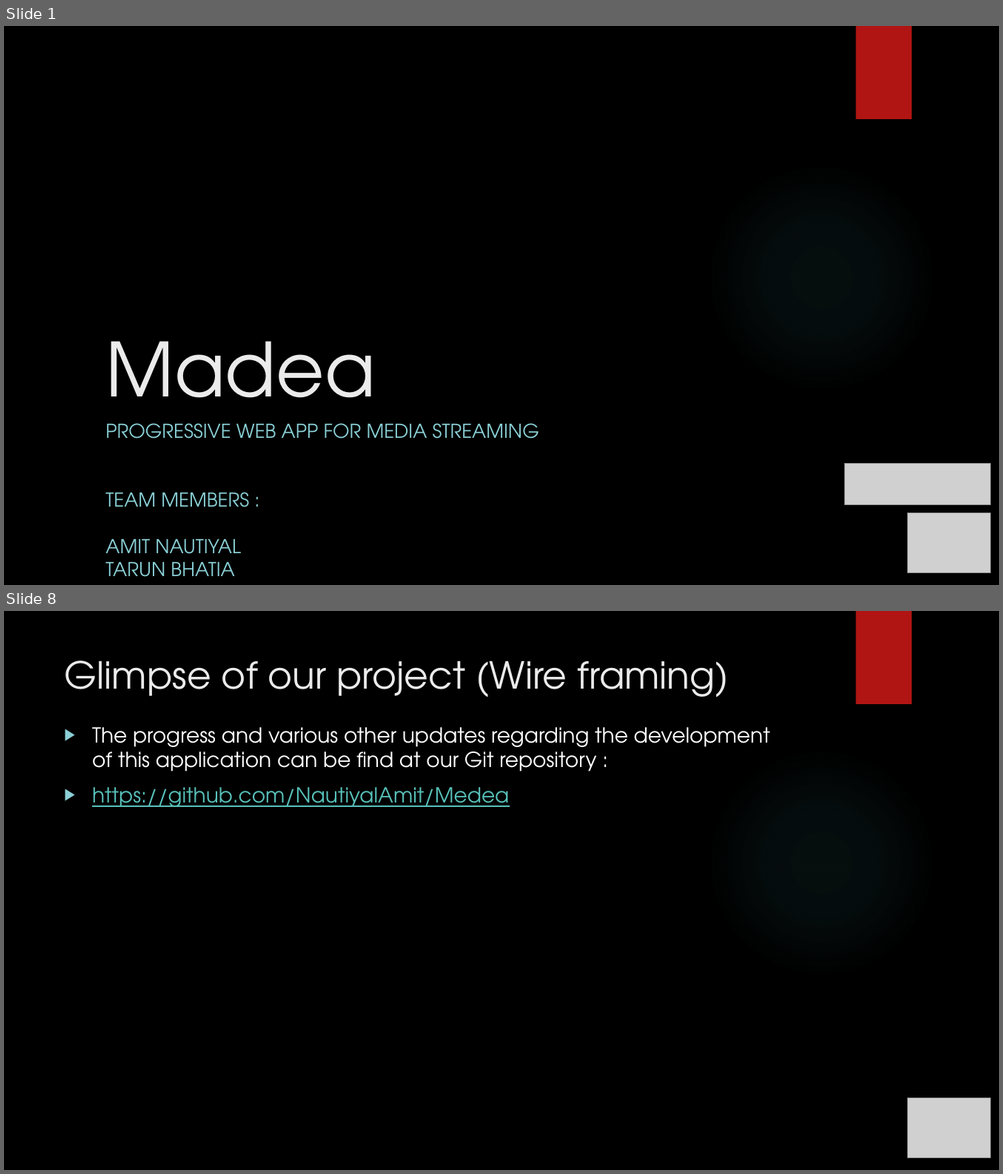
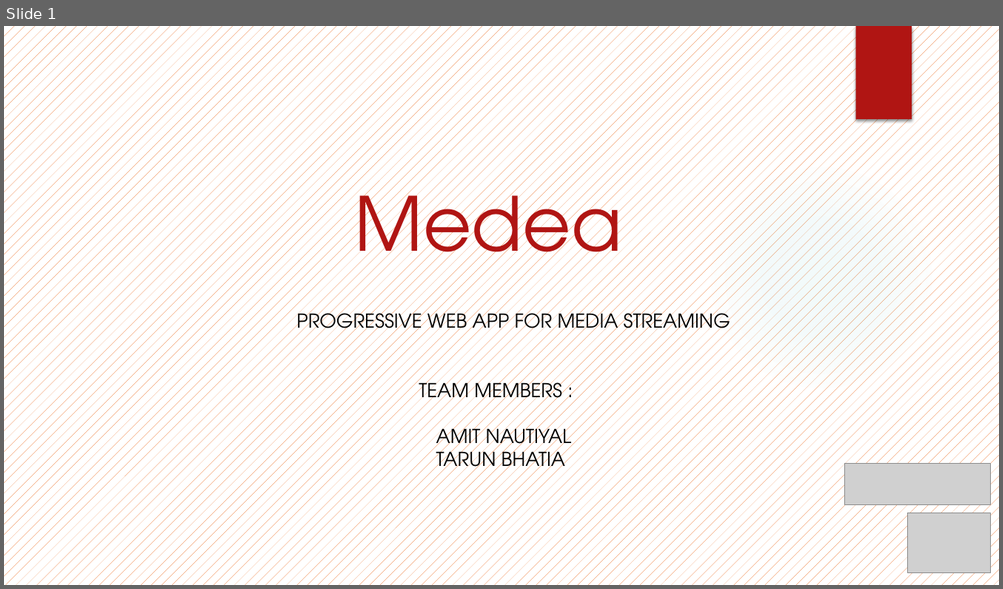
Before and after one commit to NautiyalAmit/Medea, a slide deck: MadeaPresentation_1.pptx. Shown one above the other, each under a label of ours: slides 1 and 8 before the commit, slide 1 after it; the slides between them are not shown. The pictures are 1003x1174 and 1003x589 pixels, drawn with LibreOffice and Linux fonts; fonts in the diff are those of the drawing; grey boxes stand for pictures; background and template pictures are left out. Boxes give left, top, right and bottom in pixels: in the first picture for what was removed or moved away, otherwise in the second. Text is boxed around its words. In the diff, an @@ line names an element or a change of style, - is before the commit and + after.

```diff
--- a/MadeaPresentation_1.pptx
+++ b/MadeaPresentation_1.pptx
@@ slide 8 removed at <box>4,611,999,1170</box>, background picture (left out); not listed: 2 template elements that a slide beside it also shows @@
@@ title removed at <box>64,661,728,697</box> @@
-Glimpse of our project (Wire framing)
@@ text removed at <box>92,727,770,807</box> @@
-▶ The progress and various other updates regarding the development of this application can be find at our Git repository :
-▶ https://github.com/NautiyalAmit/Medea
@@ picture removed at <box>908,1098,990,1159</box> @@
@@ slide 1 changed as well @@
@@ background picture (left out) to pattern #EA6312 on #FFFFFF @@
@@ title at <box>354,173,622,285</box>: text changed; text colour #EBEBEB to #B01513 @@
-Madea
+Medea
@@ subtitle "PROGRESSIVE WEB APP FOR MEDIA ...": place and size @@
-subtitle "PROGRESSIVE WEB APP FOR MEDIA ..." at <box>105,423,539,577</box>
+subtitle "PROGRESSIVE WEB APP FOR MEDIA ..." at <box>296,309,730,475</box>
@@ subtitle "PROGRESSIVE WEB APP FOR MEDIA ..." at <box>296,309,730,475</box>: text colour #8AD0D6 to #000000 @@
```
Also in this commit, not shown: 2 slides added, 10 other slides removed, 47 other files.
